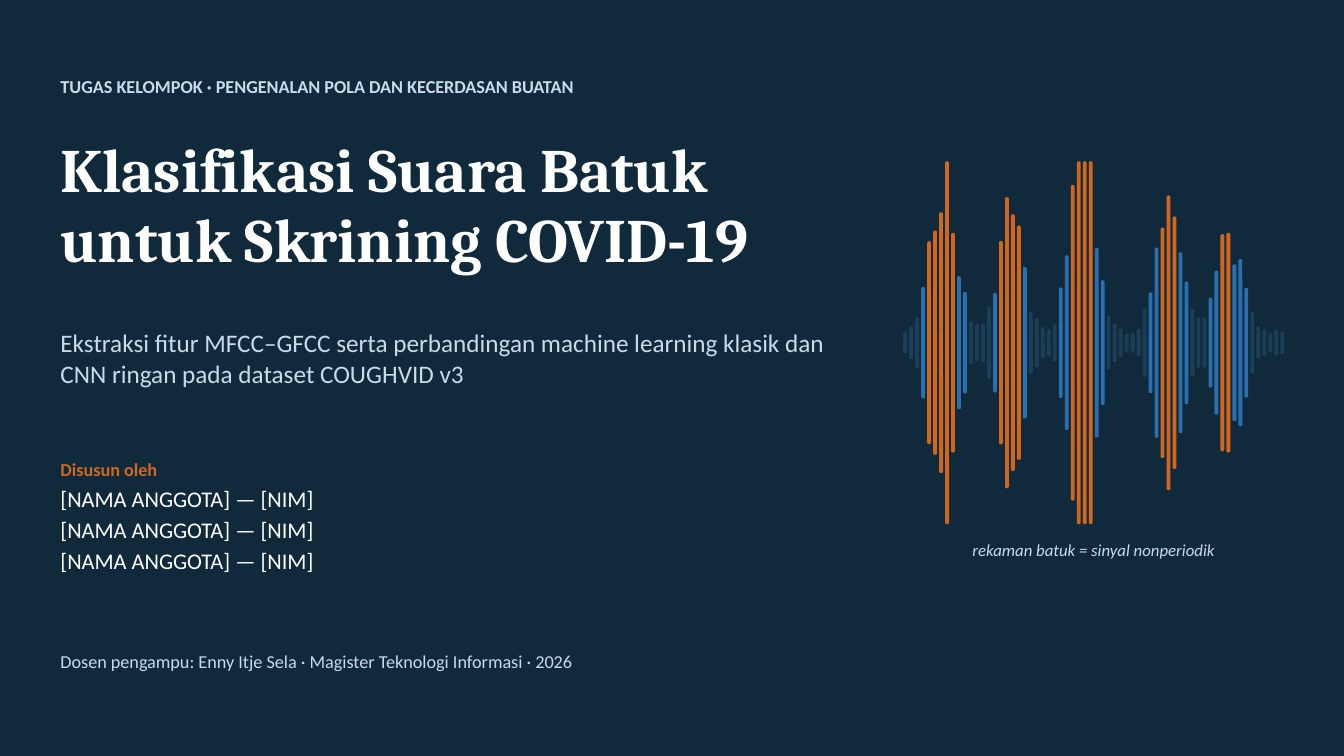
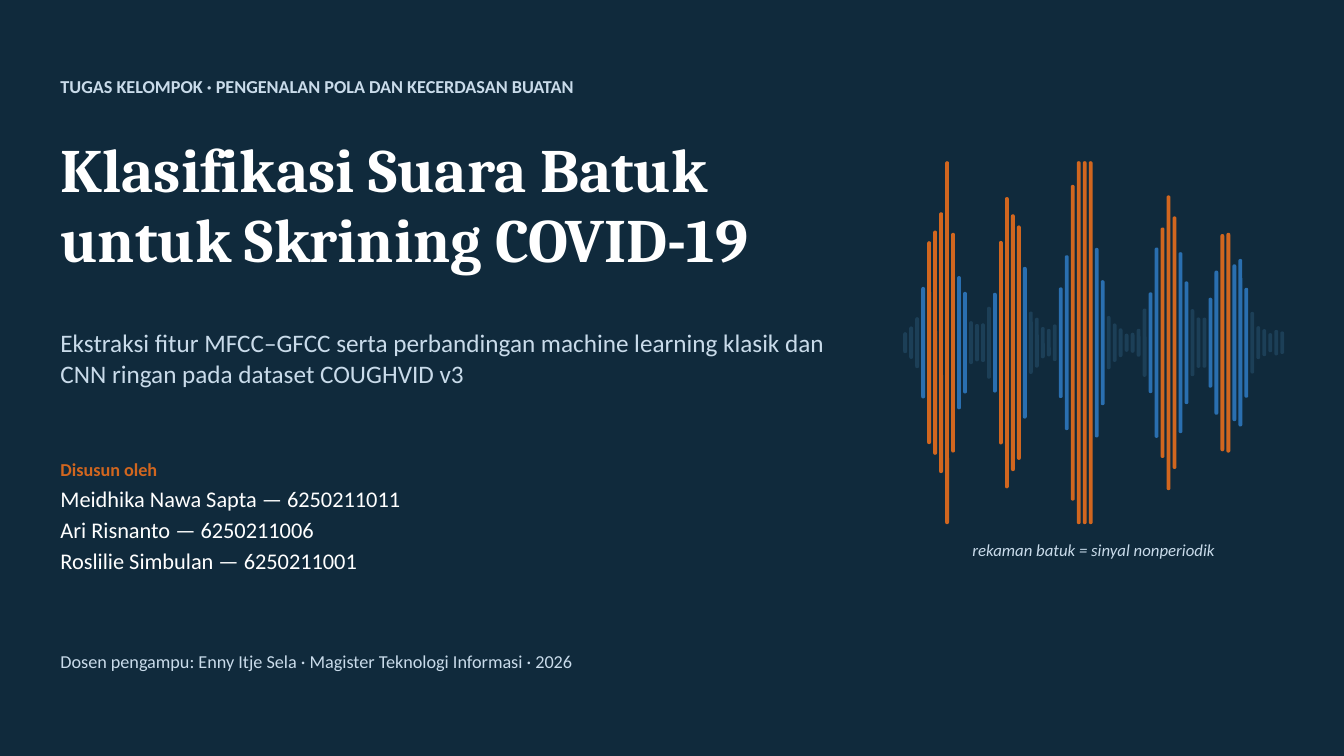
Before and after one commit to meidhika/pengenalan-pola-suara, a slide deck: slide 1 of reports/final/Presentasi_COUGHVID_Kelompok.pptx. Drawn at 1344x756 pixels with LibreOffice and Linux fonts; fonts in the diff are those of the drawing. Boxes give left, top, right and bottom in pixels: in the first picture for what was removed or moved away, otherwise in the second. Text is boxed around its words. In the diff, an @@ line names an element or a change of style, - is before the commit and + after.

```diff
--- a/reports/final/Presentasi_COUGHVID_Kelompok.pptx
+++ b/reports/final/Presentasi_COUGHVID_Kelompok.pptx
@@ text at <box>60,491,400,569</box>: text changed @@
-[NAMA ANGGOTA] — [NIM]
-[NAMA ANGGOTA] — [NIM]
-[NAMA ANGGOTA] — [NIM]
+Meidhika Nawa Sapta — 6250211011
+Ari Risnanto — 6250211006
+Roslilie Simbulan — 6250211001
```
Also in this commit, not shown: 9 other files.
